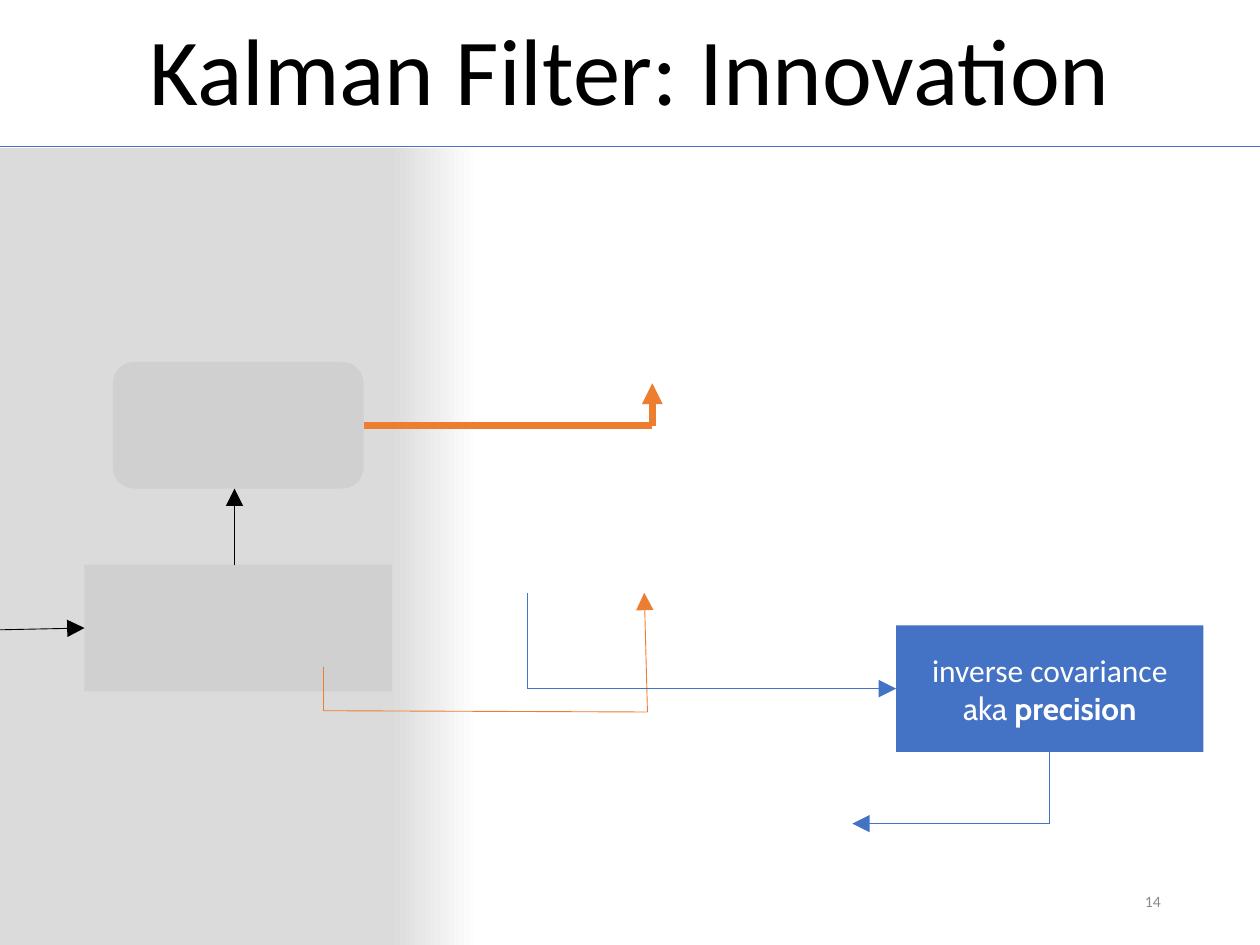
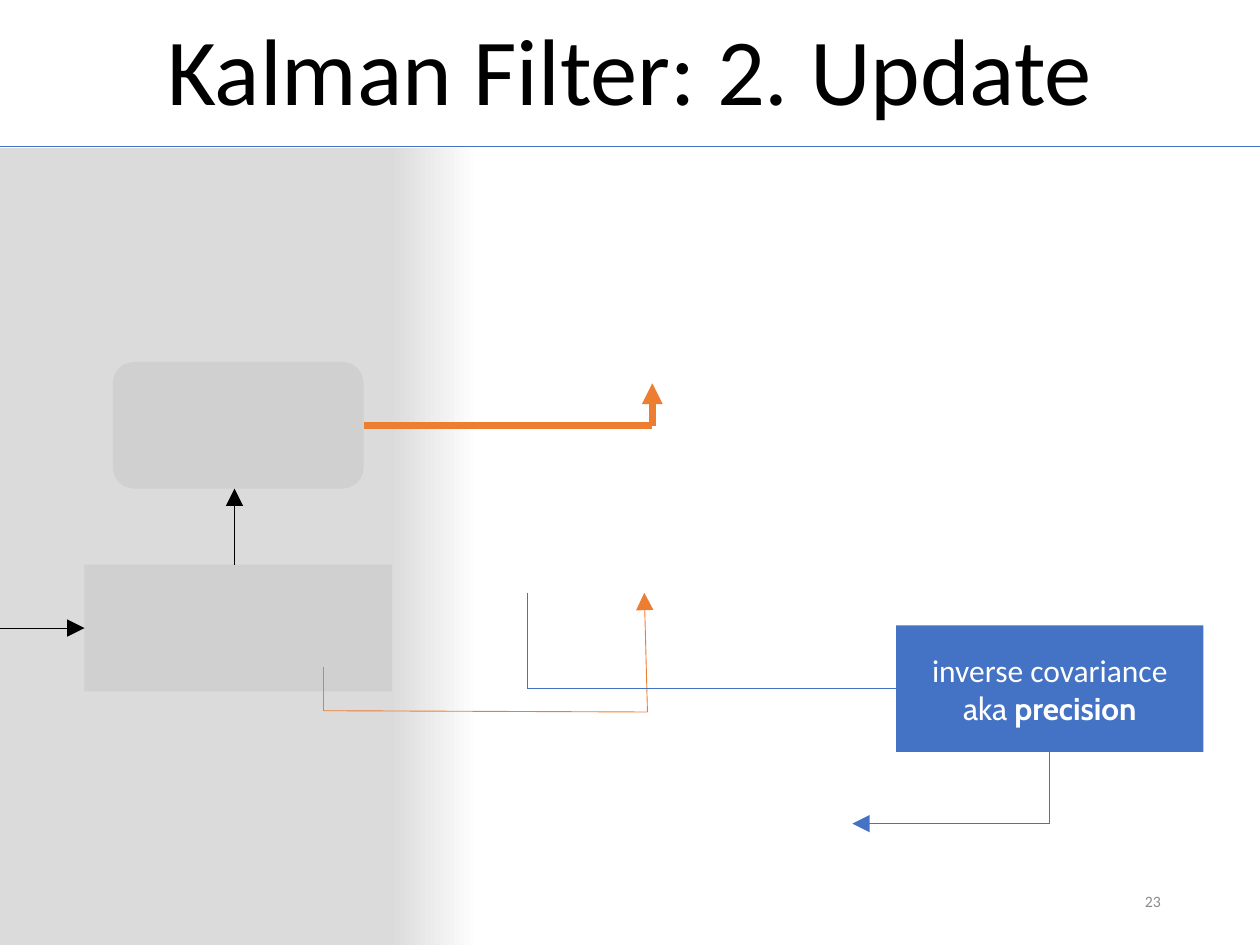
Before and after one commit to MichiHo/flocking, a slide deck: slide 23 of vortrag/ba_seminar_presentation.pptx (slide 14 before the commit). Drawn at 1260x945 pixels with LibreOffice and Linux fonts; fonts in the diff are those of the drawing; grey boxes stand for pictures. Boxes give left, top, right and bottom in pixels: in the first picture for what was removed or moved away, otherwise in the second. Text is boxed around its words. In the diff, an @@ line names an element or a change of style, - is before the commit and + after.

```diff
--- a/vortrag/ba_seminar_presentation.pptx
+++ b/vortrag/ba_seminar_presentation.pptx
@@ title at (167, 39, 1092, 121): text changed @@
-Kalman Filter: Innovation
+Kalman Filter: 2. Update
@@ arrow (528, 689) - (896, 689): arrow to line @@
@@ page number at (1145, 897, 1161, 907): text changed @@
-14
+23
```
Also in this commit, not shown: 7 other slides changed, 11 slides added, 2 slides removed, 5 other files.
